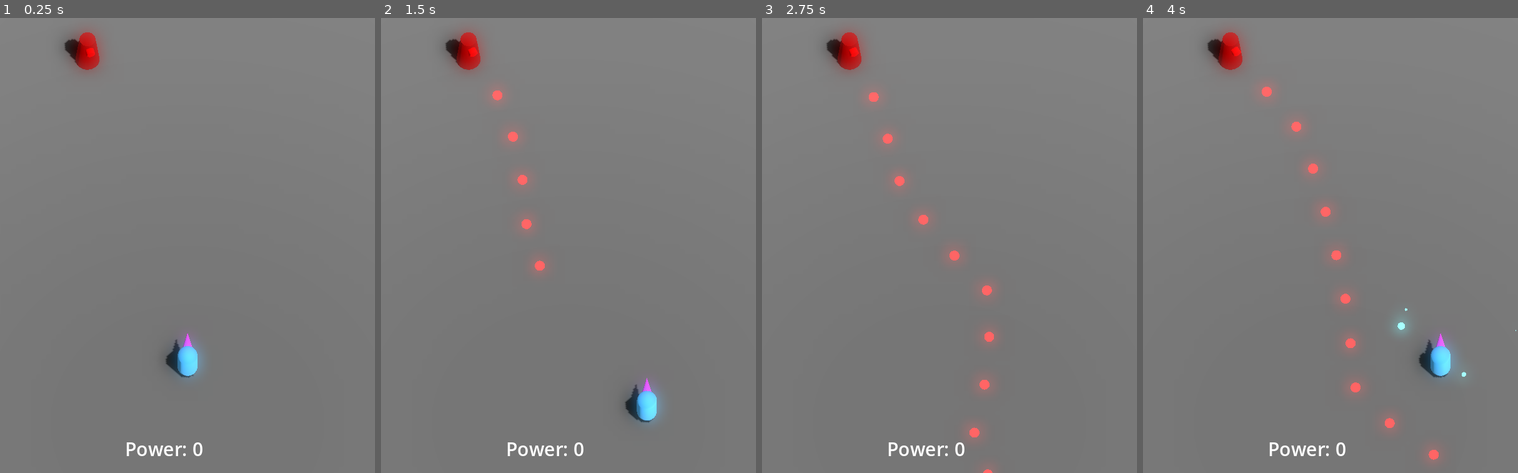
Above: before the commit, frames 1-4 (left to right).
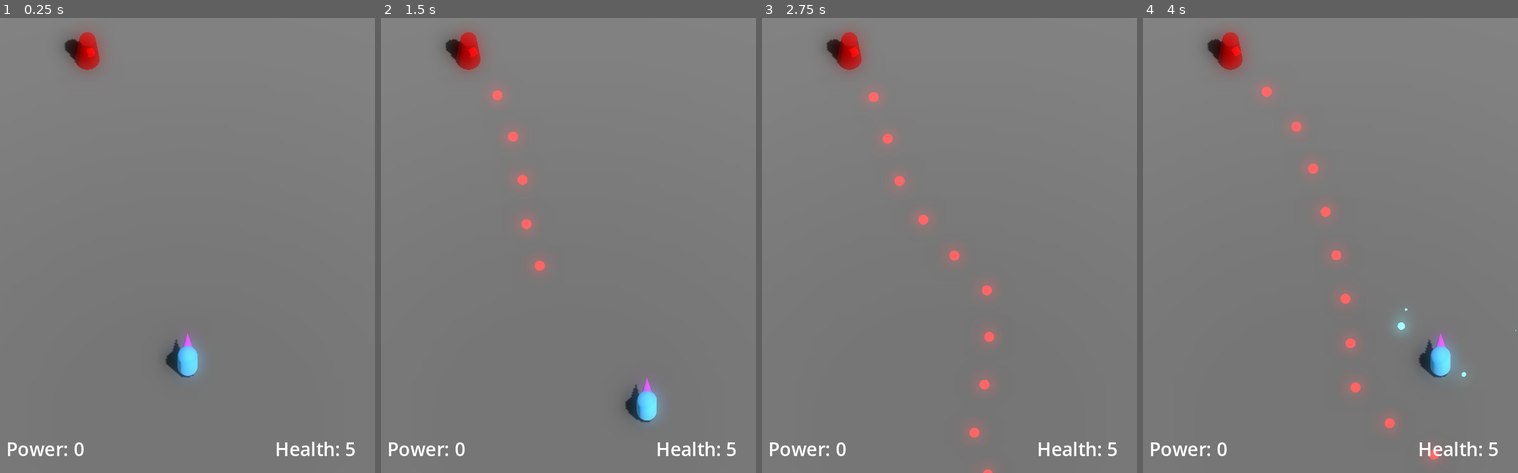
Above: after the commit, the same moments.

Repository: JackEvans24/bullet-absorb
Game: Godot game, scene res://scenes/main.tscn
Two runs of this game, one before a commit and one after it. Both use one fixed random seed, a clock stepped at 60 frames per second and the inputs below.
Inputs:
- Up to frame 1 (0.25 s): no input
- Up to frame 2 (1.5 s): tap Enter at 0.5 s; hold Right (move_right) 0.53-1.28 s; hold K (absorb) 0.53-1.28 s; hold Down (move_back) from 1.28 s (still down); tap J (fire) at 1.35 s
- Up to frame 3 (2.75 s): release Down (move_back) at 2.03 s; hold Right (move_right) from 2.03 s (still down); hold K (absorb) from 2.03 s (still down)
- Up to frame 4 (4 s): release Right (move_right) at 2.78 s; release K (absorb) at 2.78 s; hold Up (move_forward) 2.78-3.53 s; tap J (fire) at 2.85 s; hold Left (move_left) from 3.53 s (still down); hold K (absorb) from 3.53 s (still down)

The runs differ from the first frame. In frame 1, 0.7% of the frame differs, in the area x 2-95%, y 93-97%; in frame 2, 0.7%; in frame 3, 0.7%; in frame 4, 0.7%.

Commit message:
feat: add health label to HUD

Diff:
--- a/scenes/hud.tscn
+++ b/scenes/hud.tscn
@@ -5,18 +5,31 @@
 [node name="HUD" type="Node"]
 script = ExtResource("1_fnqek")
 
-[node name="PowerLabel" type="Label" parent="."]
-anchors_preset = 7
-anchor_left = 0.5
+[node name="HealthLabel" type="Label" parent="."]
+anchors_preset = 3
+anchor_left = 1.0
 anchor_top = 1.0
-anchor_right = 0.5
+anchor_right = 1.0
 anchor_bottom = 1.0
-offset_left = -100.0
+offset_left = -160.0
 offset_top = -60.0
-offset_right = 100.0
+offset_right = -10.0
 offset_bottom = -18.0
-grow_horizontal = 2
+grow_horizontal = 0
 grow_vertical = 0
 size_flags_horizontal = 8
 theme_override_font_sizes/font_size = 30
+text = "Health: 0"
+
+[node name="PowerLabel" type="Label" parent="."]
+anchors_preset = 2
+anchor_top = 1.0
+anchor_bottom = 1.0
+offset_left = 10.0
+offset_top = -60.0
+offset_right = 210.0
+offset_bottom = -18.0
+grow_vertical = 0
+size_flags_horizontal = 0
+theme_override_font_sizes/font_size = 30
 text = "Power: 0"
--- a/scripts/hud.gd
+++ b/scripts/hud.gd
@@ -1,7 +1,11 @@
 class_name Hud
 extends Node
 
+@onready var health_label: Label = $HealthLabel
 @onready var power_label: Label = $PowerLabel
+
+func _on_health_changed(current_health: float):
+	health_label.text = "Health: %.0f" % current_health
 
 func _on_absorb_count_changed(count: int):
 	power_label.text = "Power: %s" % count
--- a/scripts/main.gd
+++ b/scripts/main.gd
@@ -6,4 +6,8 @@
 
 func _ready():
 	turret.set_target(player)
+
+	player.health_changed.connect(hud._on_health_changed)
 	player.power_count_changed.connect(hud._on_absorb_count_changed)
+
+	hud._on_health_changed(player.current_health)
--- a/scripts/player/health.gd
+++ b/scripts/player/health.gd
@@ -1,7 +1,7 @@
 class_name Health
 extends Node
 
-signal damage_taken(damage_taken: float, current_health: float)
+signal damage_taken(damage_taken: float)
 
 @export var starting_health = 5.0
 
@@ -9,6 +9,4 @@
 
 func take_damage(damage: float):
 	current_health = max(0.0, current_health - damage)
-	damage_taken.emit(damage, current_health)
-
-	print("DAMAGE TAKEN %s, NEW HEALTH: %s" % [damage, current_health])
+	damage_taken.emit(damage)
--- a/scripts/player/player.gd
+++ b/scripts/player/player.gd
@@ -2,6 +2,7 @@
 extends CharacterBody3D
 
 signal power_count_changed(count: int)
+signal health_changed(current_health: float)
 
 @export var fall_acceleration = 10
 
@@ -14,8 +15,13 @@
 
 var power_count: int = 0
 
+var current_health:
+	get: return health.current_health
+
 func _ready():
 	power_count_changed.connect(aim._on_power_count_changed)
+
+	health.damage_taken.connect(_on_damage_taken)
 
 	absorb.bullet_absorbed.connect(_on_absorb)
 	absorb.slowdown_started.connect(_on_slowdown_started)
@@ -36,6 +42,9 @@
 
 	move_and_slide()
 
+func _on_damage_taken(_damage_taken: float):
+	health_changed.emit(current_health)
+
 func _on_absorb():
 	power_count += 1
 	update_power_count()
